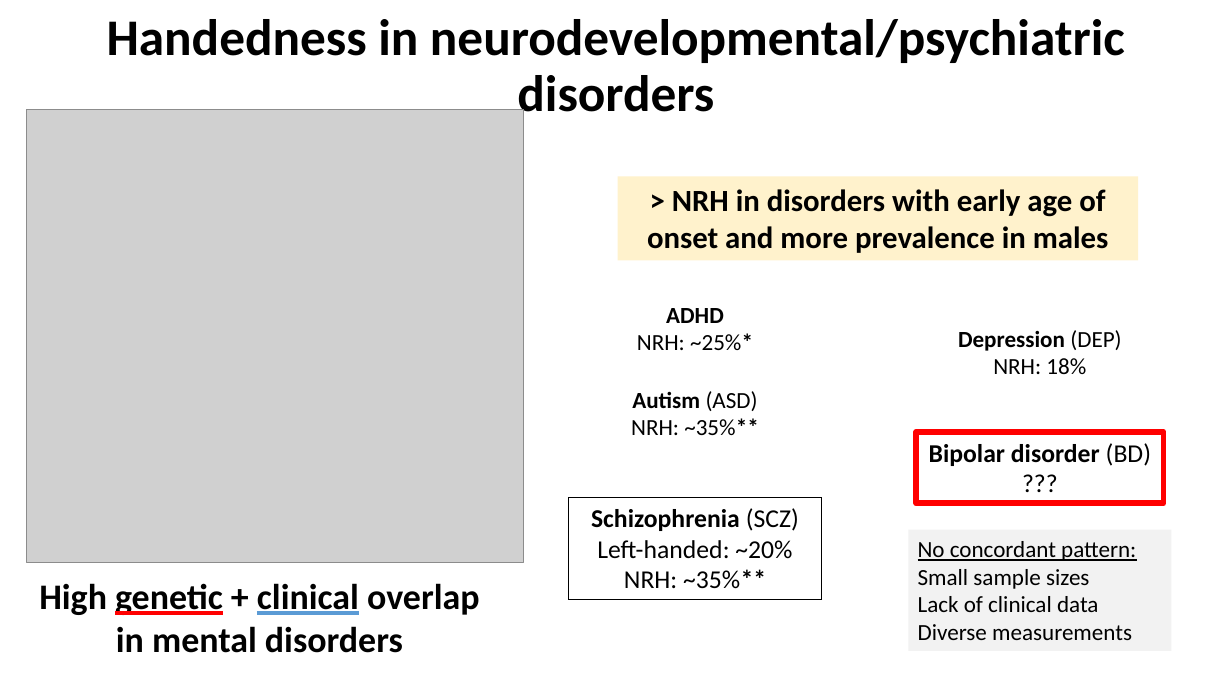
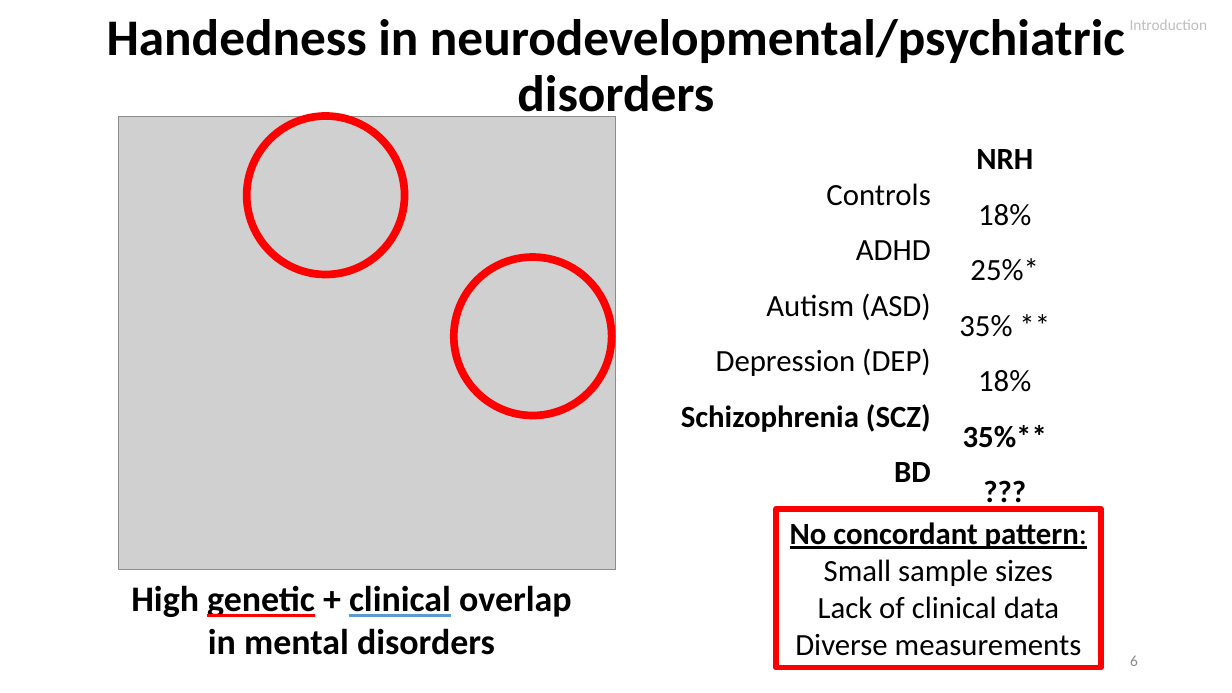
Before and after one commit to igarcia17/EHI_laterality, a slide deck: slide 6 of NorthSeaLateralityCongress_InesGarciaOrtiz.pptx (slide 3 before the commit). Drawn at 1232x693 pixels with LibreOffice and Linux fonts; fonts in the diff are those of the drawing; grey boxes stand for pictures. Boxes give left, top, right and bottom in pixels: in the first picture for what was removed or moved away, otherwise in the second. Text is boxed around its words. In the diff, an @@ line names an element or a change of style, - is before the commit and + after.

```diff
--- a/NorthSeaLateralityCongress_InesGarciaOrtiz.pptx
+++ b/NorthSeaLateralityCongress_InesGarciaOrtiz.pptx
@@ text added at (x1=1130, y1=20, x2=1208, y2=30), 12 pt, text #BFBFBF @@
+Introduction
@@ picture moved from (x1=26, y1=109, x2=523, y2=562) to (x1=118, y1=116, x2=616, y2=569) @@
@@ ellipse added at (x1=247, y1=116, x2=405, y2=275), outline #FF0000 6 pt @@
@@ text added at (x1=959, y1=149, x2=1047, y2=448), 24 pt, text #000000 @@
+NRH
+18%
+25%*
+35% **
+18%
+35%**
+???
@@ rectangle removed at (x1=617, y1=177, x2=1138, y2=261) @@
-> NRH in disorders with early age of onset and more prevalence in males
@@ text added at (x1=681, y1=183, x2=931, y2=482), 24 pt, text #000000 @@
+Controls
+ADHD
+Autism (ASD)
+Depression (DEP)
+Schizophrenia (SCZ)
+BD
@@ ellipse added at (x1=454, y1=257, x2=612, y2=416), outline #FF0000 6 pt @@
@@ text removed at (x1=637, y1=308, x2=753, y2=350) @@
-ADHD
-NRH: ~25%*
@@ text removed at (x1=958, y1=330, x2=1121, y2=374) @@
-Depression (DEP)
-NRH: 18%
@@ text removed at (x1=631, y1=391, x2=759, y2=435) @@
-Autism (ASD)
-NRH: ~35%**
@@ rectangle removed at (x1=917, y1=432, x2=1165, y2=503) @@
-Bipolar disorder (BD)
-???
@@ rectangle removed at (x1=568, y1=497, x2=822, y2=600) @@
-Schizophrenia (SCZ)
-Left-handed: ~20%
-NRH: ~35%**
@@ rectangle "No concordant pattern:" resized from (x1=909, y1=530, x2=1171, y2=651) to (x1=776, y1=509, x2=1101, y2=668) @@
@@ rectangle "No concordant pattern:" at (x1=776, y1=509, x2=1101, y2=668): size 18 to 24 pt; bold on in "No concordant pattern:"; alignment left to centre; fill #F2F2F2 to none; outline none to #FF0000 4.5 pt @@
@@ text "High genetic + clinical overlap ..." moved from (x1=39, y1=583, x2=479, y2=653) to (x1=131, y1=585, x2=571, y2=655) @@
@@ page number added at (x1=1130, y1=655, x2=1138, y2=666), 12 pt, text #8C8C8C @@
+6
```
Also in this commit, not shown: 8 other slides changed, 9 slides added, 3 slides removed, 8 other files.
